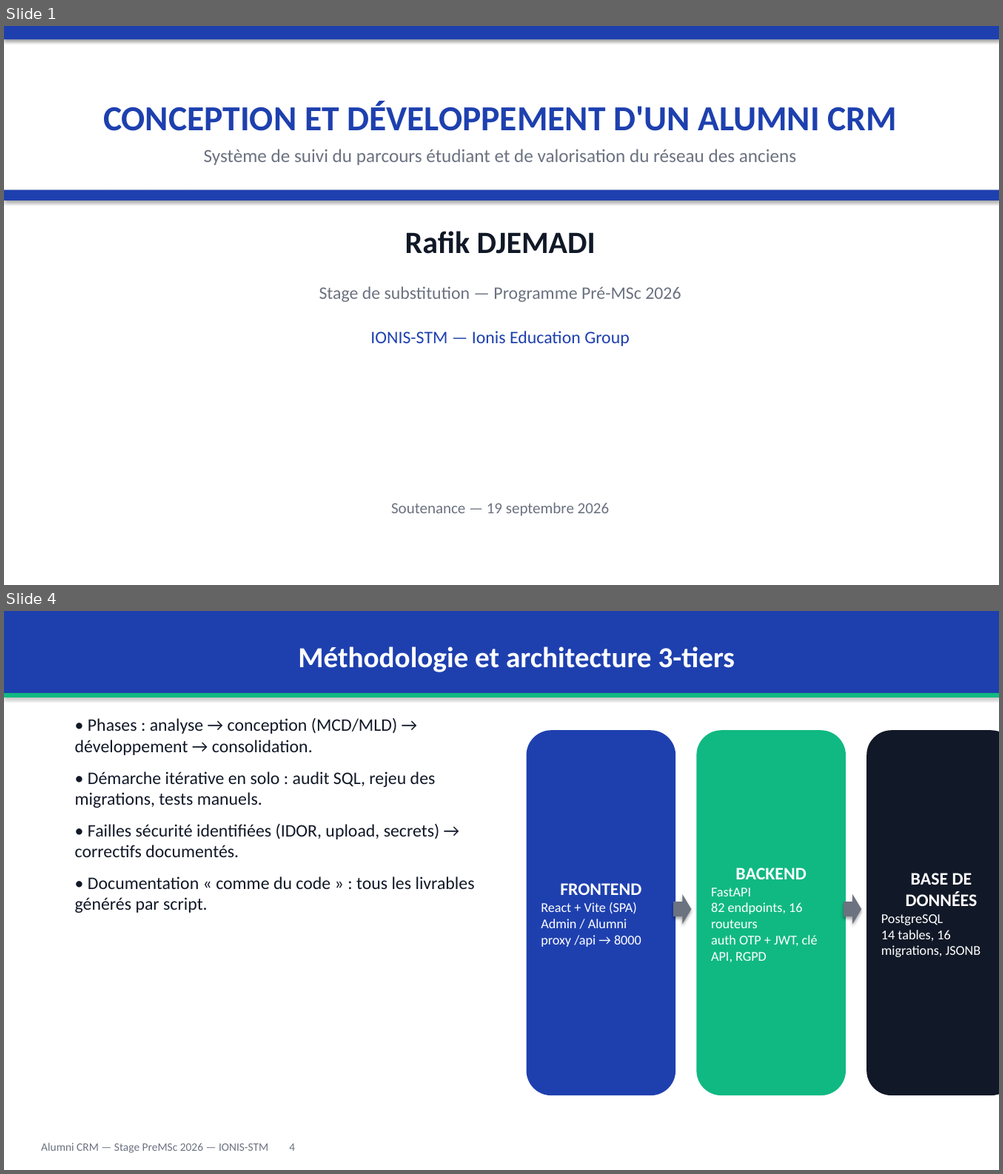
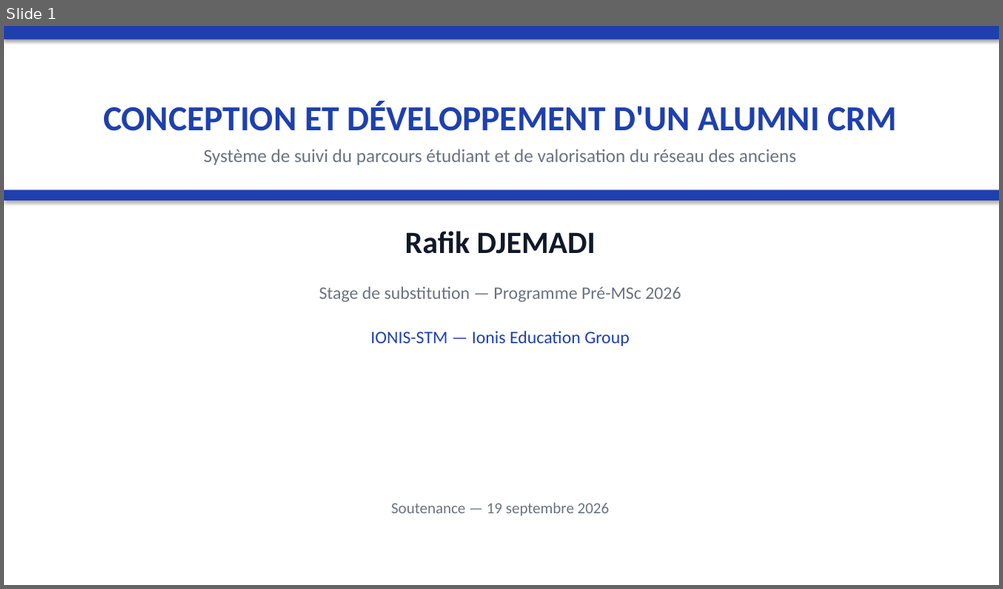
Before and after one commit to Rafikdjm/CRM_IONIS, a slide deck: Rapport/Soutenance - Alumni CRM - PreMSc 2026.pptx. Shown one above the other, each under a label of ours: slides 1 and 4 before the commit, slide 1 after it; the slides between them are not shown. The pictures are 1003x1174 and 1003x589 pixels, drawn with LibreOffice and Linux fonts; fonts in the diff are those of the drawing. Boxes give left, top, right and bottom in pixels: in the first picture for what was removed or moved away, otherwise in the second. Text is boxed around its words. In the diff, an @@ line names an element or a change of style, - is before the commit and + after.

```diff
--- a/Rapport/Soutenance - Alumni CRM - PreMSc 2026.pptx
+++ b/Rapport/Soutenance - Alumni CRM - PreMSc 2026.pptx
@@ slide 4 removed at (x1=4, y1=611, x2=999, y2=1170), background #FFFFFF @@
@@ rectangle removed at (x1=4, y1=611, x2=999, y2=693) @@
-Méthodologie et architecture 3-tiers
@@ rectangle removed at (x1=4, y1=693, x2=999, y2=698) @@
@@ text removed at (x1=75, y1=718, x2=475, y2=913) @@
-• Phases : analyse → conception (MCD/MLD) → développement → consolidation.
-• Démarche itérative en solo : audit SQL, rejeu des migrations, tests manuels.
-• Failles sécurité identifiées (IDOR, upload, secrets) → correctifs documentés.
-• Documentation « comme du code » : tous les livrables générés par script.
@@ rounded rectangle removed at (x1=526, y1=730, x2=675, y2=1096) @@
-FRONTEND
-React + Vite (SPA)
-Admin / Alumni
-proxy /api → 8000
@@ rounded rectangle removed at (x1=697, y1=730, x2=845, y2=1096) @@
-BACKEND
-FastAPI
-82 endpoints, 16 routeurs
-auth OTP + JWT, clé API, RGPD
@@ rounded rectangle removed at (x1=867, y1=730, x2=999, y2=1096) @@
-BASE DE DONNÉES
-PostgreSQL
-14 tables, 16 migrations, JSONB
@@ right arrow removed at (x1=673, y1=894, x2=691, y2=924) @@
@@ right arrow removed at (x1=843, y1=894, x2=861, y2=924) @@
@@ text removed at (x1=41, y1=1143, x2=295, y2=1153) @@
-Alumni CRM — Stage PreMSc 2026 — IONIS-STM 4
```
Also in this commit, not shown: 8 slides changed, 3 slides added, 1 other file.
